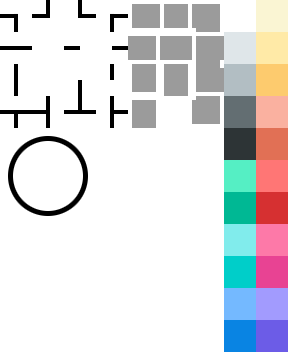
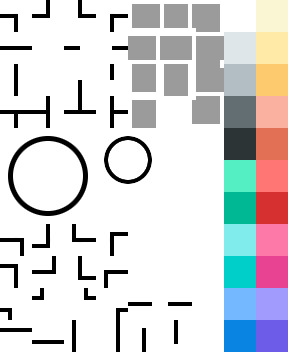
Before/after of a w=288, h=352 layered artwork. What changed in the layer stack:
added layer "circle-small" in group "Layer Group" over left=104, top=136, right=152, bottom=184
added layer "corner-small-top-right copy #2" in group "Layer Group" over left=116, top=308, right=128, bottom=320
added layer "corner-small-top-right copy #1" in group "Layer Group" over left=84, top=288, right=96, bottom=300
added layer "corner-small-top-right copy" in group "Layer Group" over left=32, top=288, right=44, bottom=300
added layer "corner-small-top-right" in group "Layer Group" over left=0, top=308, right=12, bottom=320
added layer "Pasted Layer copy #10" in group "Layer Group" over left=168, top=302, right=192, bottom=306
added layer "Pasted Layer copy #6" in group "Layer Group" over left=116, top=320, right=120, bottom=352
added layer "Pasted Layer copy #5" in group "Layer Group" over left=72, top=320, right=76, bottom=352
added layer "Pasted Layer copy #4" in group "Layer Group" over left=32, top=340, right=64, bottom=344
added layer "Pasted Layer copy #3" in group "Layer Group" over left=0, top=328, right=32, bottom=332
added layer "Pasted Layer #4" in group "Layer Group" over left=109, top=232, right=128, bottom=256
added layer "Pasted Layer #3" in group "Layer Group" over left=72, top=224, right=96, bottom=243
added layer "Pasted Layer #2" in group "Layer Group" over left=32, top=224, right=51, bottom=248
added layer "Pasted Layer #1" in group "Layer Group" over left=0, top=237, right=24, bottom=256
added layer "Pasted Layer copy #2" in group "Layer Group" over left=104, top=270, right=128, bottom=288
added layer "Pasted Layer copy #1" in group "Layer Group" over left=78, top=256, right=96, bottom=280
added layer "Pasted Layer copy" in group "Layer Group" over left=32, top=256, right=56, bottom=274
added layer "Pasted Layer" in group "Layer Group" over left=0, top=264, right=18, bottom=288
…and 3 more changes (3 added)
